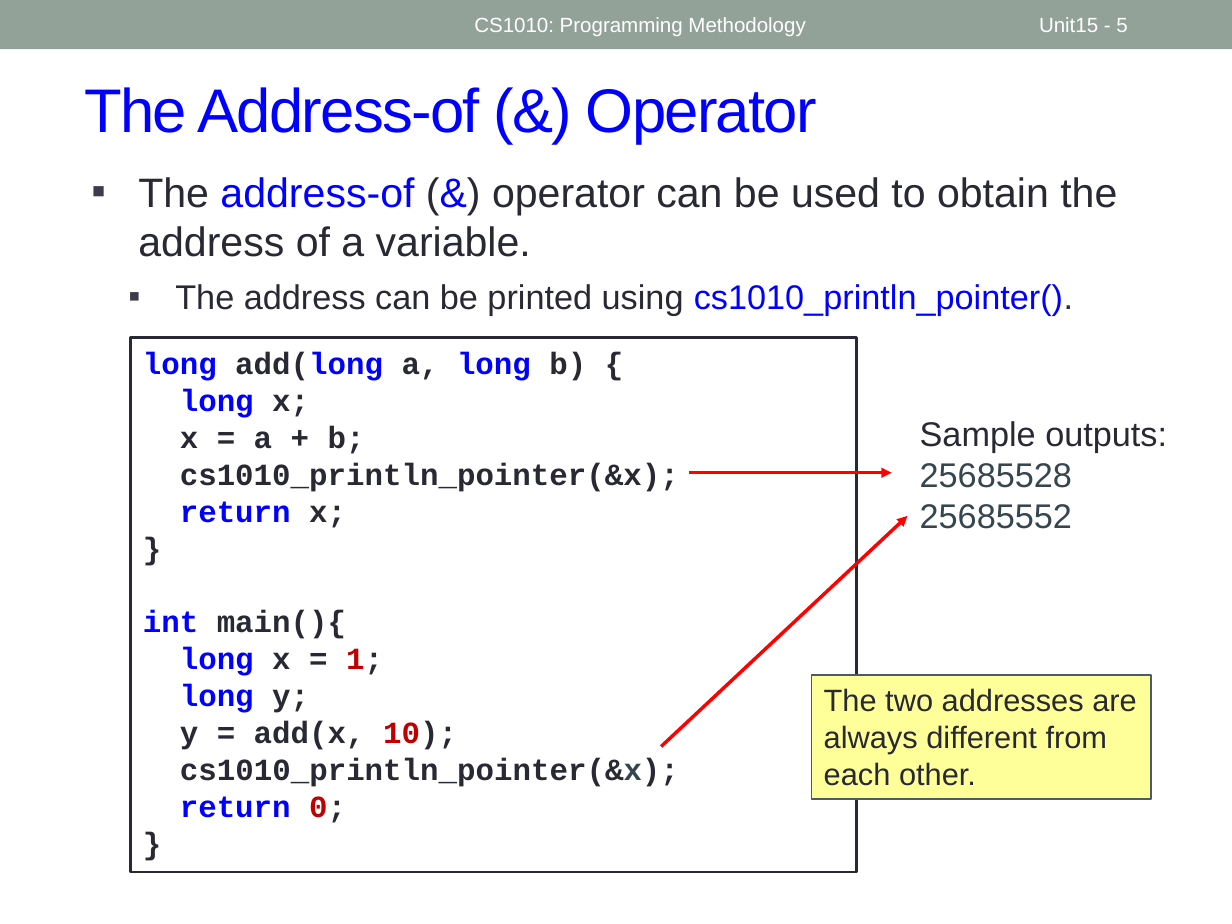
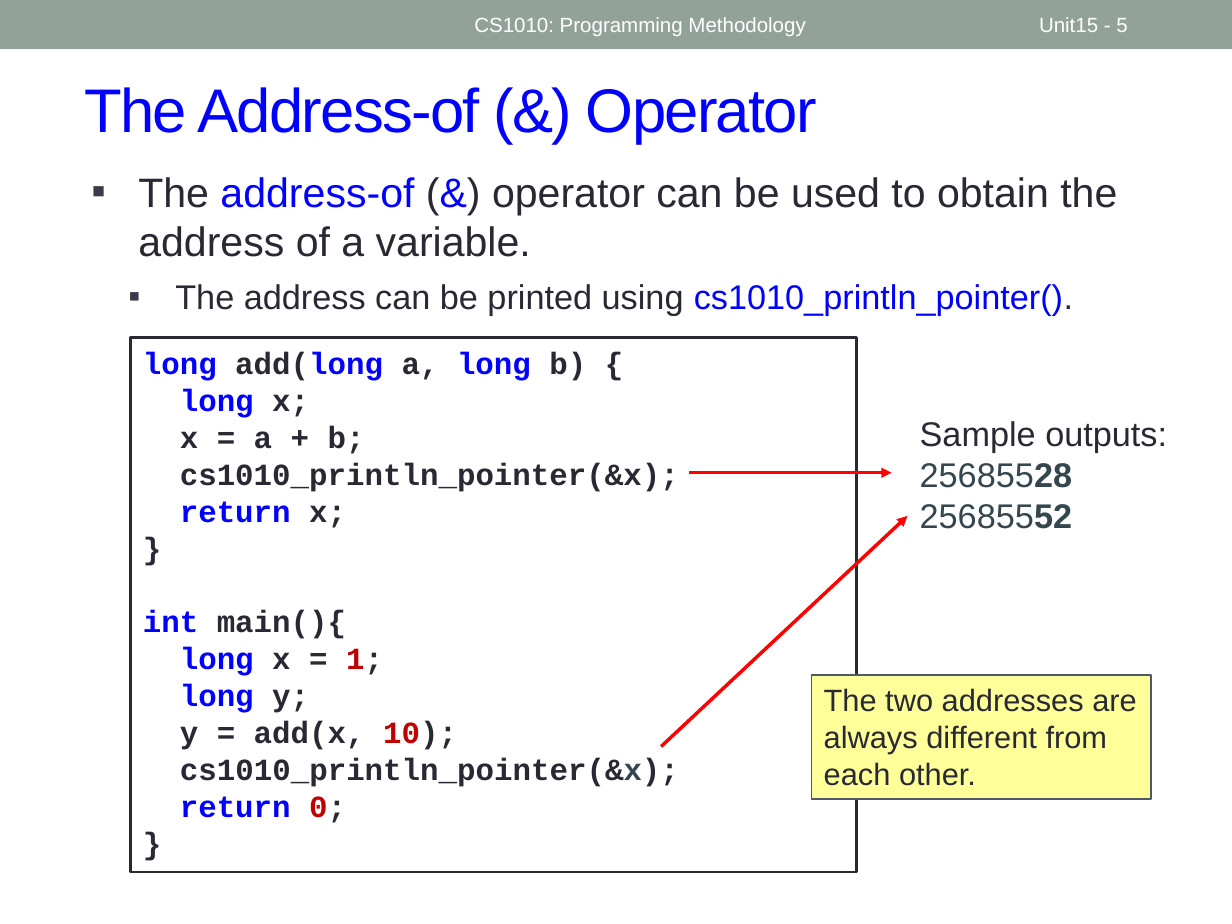
Before and after one commit to nus-cs1010-2425-s2/website, a slide deck: slide 5 of slides/Week8.pptx. Drawn at 1232x924 pixels with LibreOffice and Linux fonts; fonts in the diff are those of the drawing. Boxes give left, top, right and bottom in pixels: in the first picture for what was removed or moved away, otherwise in the second. Text is boxed around its words. In the diff, an @@ line names an element or a change of style, - is before the commit and + after.

```diff
--- a/slides/Week8.pptx
+++ b/slides/Week8.pptx
@@ text at (x1=920, y1=463, x2=1073, y2=529): bold on in "25685528", "25685552" @@
```
Also in this commit, not shown: 3 other slides changed, 31 other files.
